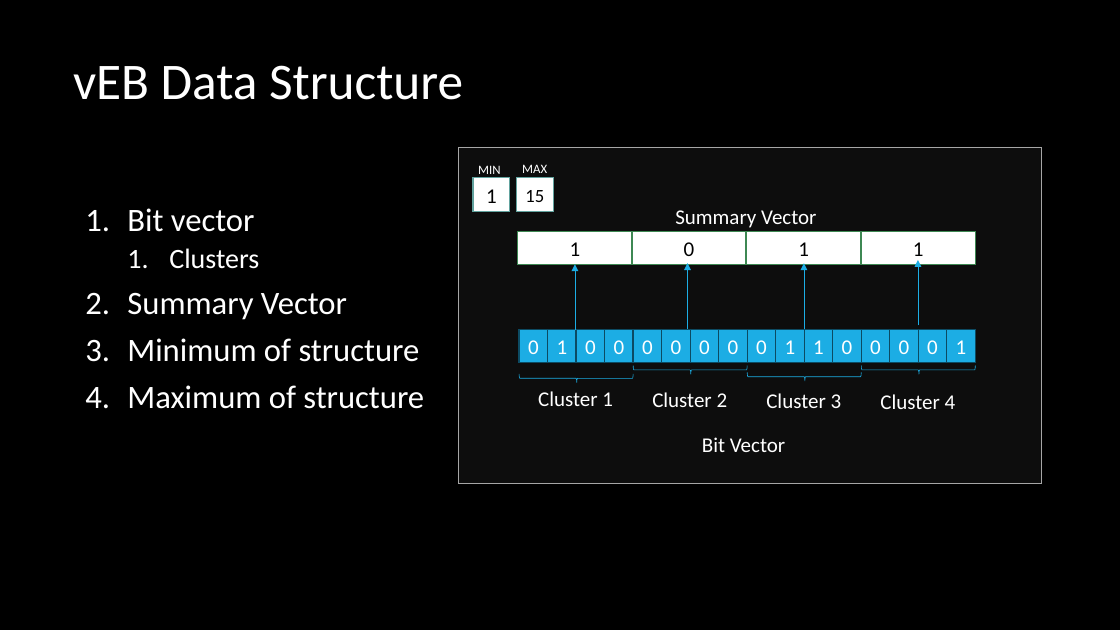
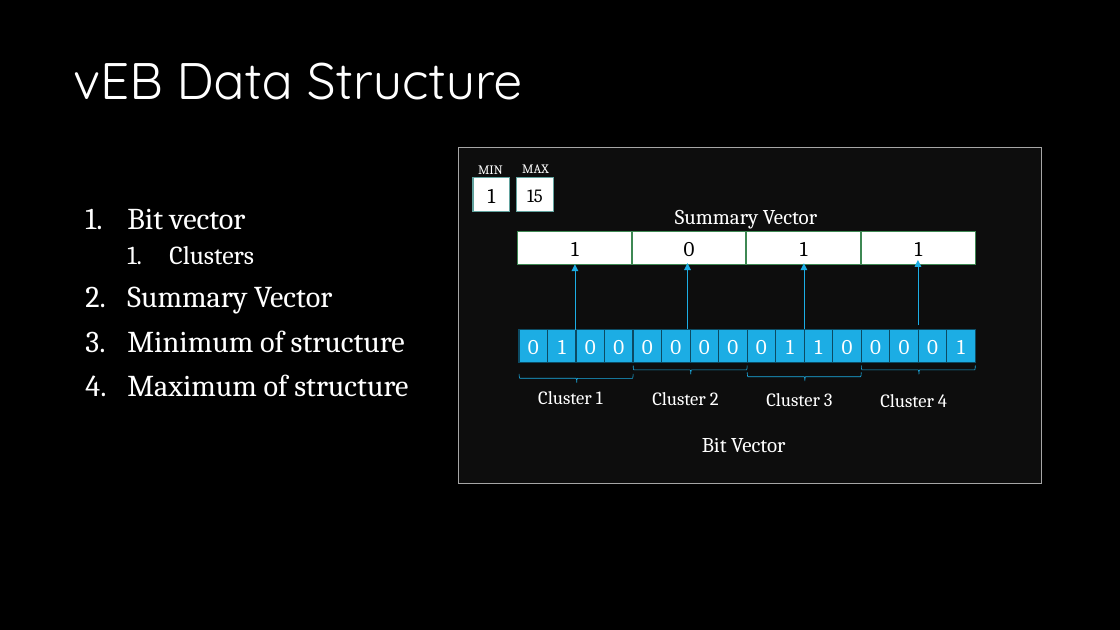
Before and after one commit to drdholu/van-Emde-Boas, a slide deck: slide 3 of vEB Allocation Framework.pptx. Drawn at 1120x630 pixels with LibreOffice and Linux fonts; fonts in the diff are those of the drawing. Boxes give left, top, right and bottom in pixels: in the first picture for what was removed or moved away, otherwise in the second. Text is boxed around its words. In the diff, an @@ line names an element or a change of style, - is before the commit and + after.

```diff
--- a/vEB Allocation Framework.pptx
+++ b/vEB Allocation Framework.pptx
@@ title "vEB Data Structure" at [73,62,522,100]: font Calibri to Quicksand @@
@@ font Calibri to Cambria in 13 elements at [548,330,576,363], [776,330,804,363], [804,330,833,363], [947,330,975,363], [518,231,633,264], [747,231,861,264], [861,231,975,264], [675,209,817,229], [702,438,785,453], [473,178,510,212], [517,178,554,212], [478,165,503,178], [522,164,548,173] @@
@@ text "Bit vector" at [127,208,408,397]: size 28 to 25.9 pt in "Bit vector", "Summary Vector", "Minimum of structure", "Maximum of structure"; font Calibri to Cambria; size 24 to 22.2 pt in "Clusters" @@
@@ size 18 to 16 pt, font Calibri to Cambria in 4 elements at [538,391,603,404], [652,392,719,405], [766,393,833,406], [880,394,947,407] @@
```
Also in this commit, not shown: 14 other slides changed.
